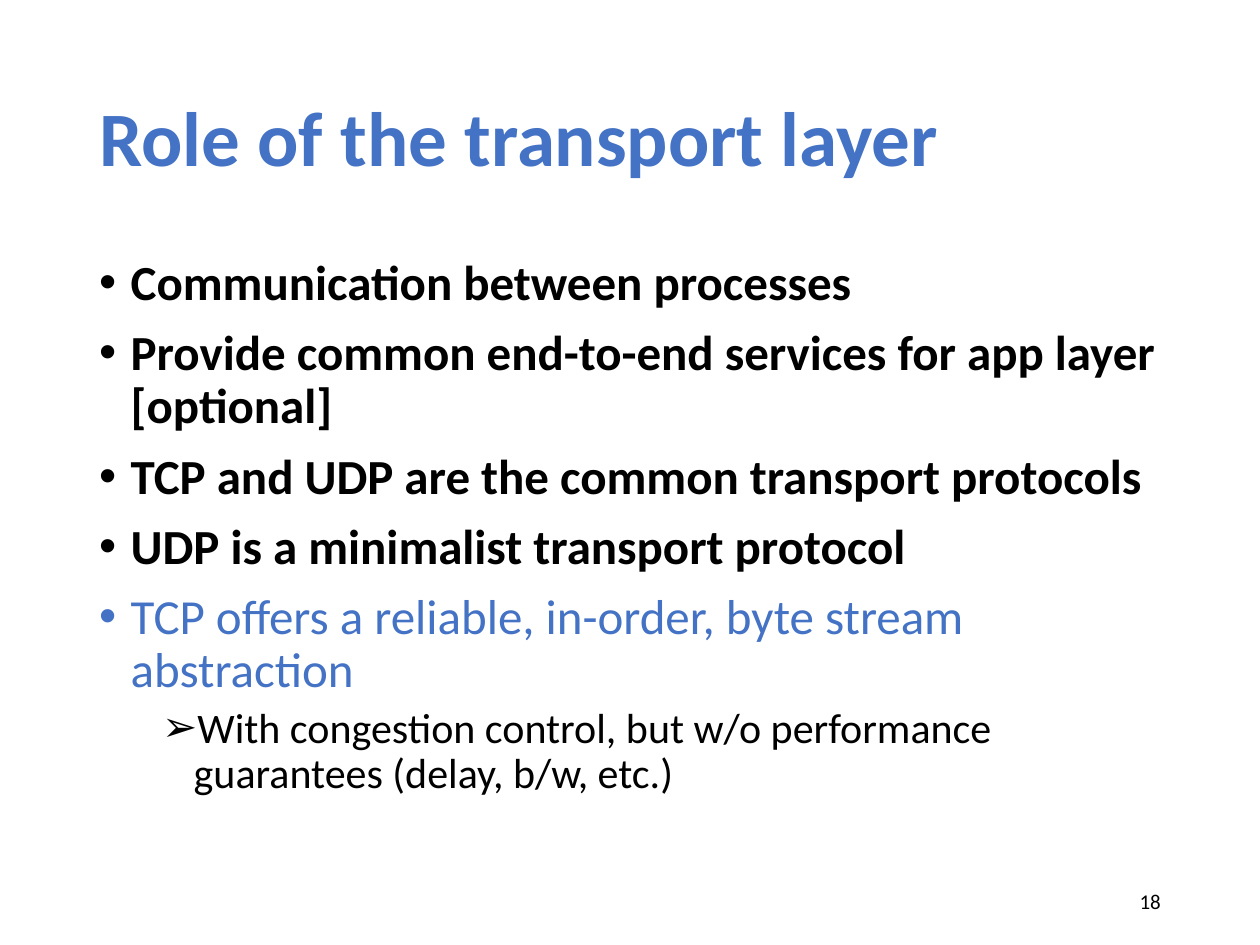
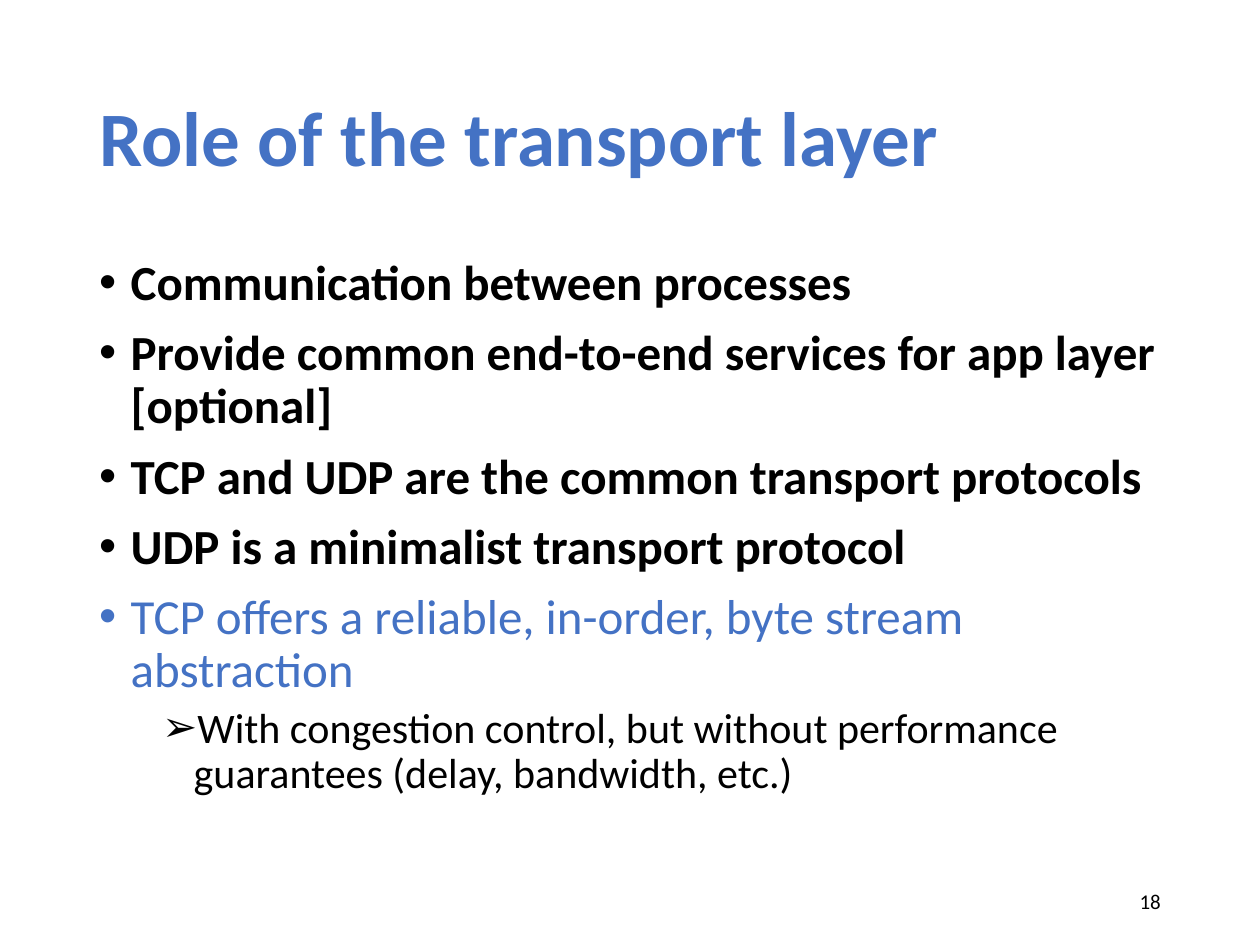
Before and after one commit to xinjin/course-net, a slide deck: slide 18 of slides/lec06_transport.pptx. Drawn at 1260x945 pixels with LibreOffice and Linux fonts; fonts in the diff are those of the drawing. Boxes give left, top, right and bottom in pixels: in the first picture for what was removed or moved away, otherwise in the second. Text is boxed around its words. In the diff, an @@ line names an element or a change of style, - is before the commit and + after.

```diff
--- a/slides/lec06_transport.pptx
+++ b/slides/lec06_transport.pptx
@@ text at (x1=194, y1=713, x2=1058, y2=796): text changed @@
-  ➢ With congestion control, but w/o performance guarantees (delay, b/w, etc.)
+  ➢ With congestion control, but without performance guarantees (delay, bandwidth, etc.)
```
Also in this commit, not shown: 4 other slides changed, 1 slide added, 1 other file.
